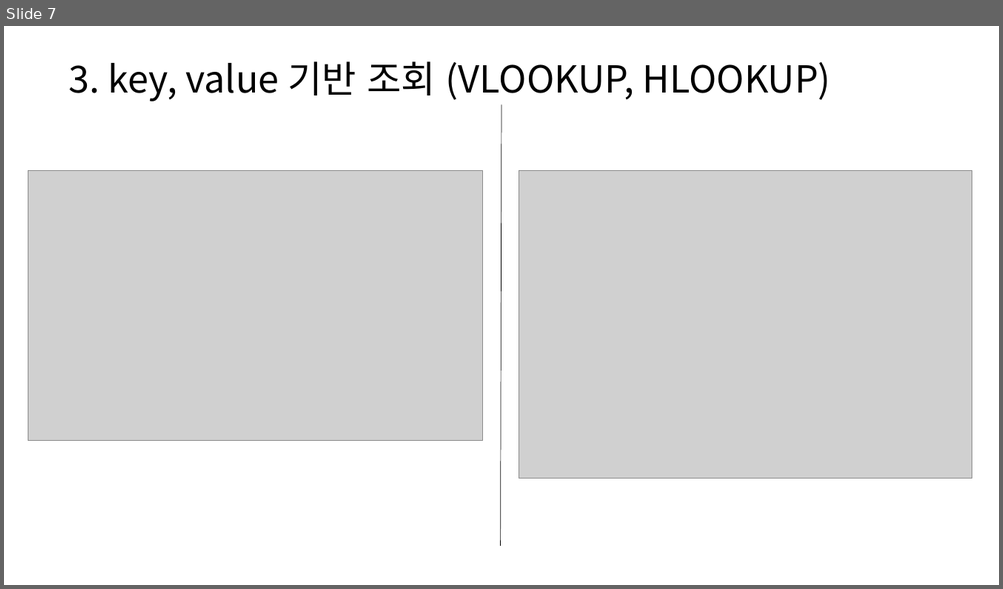
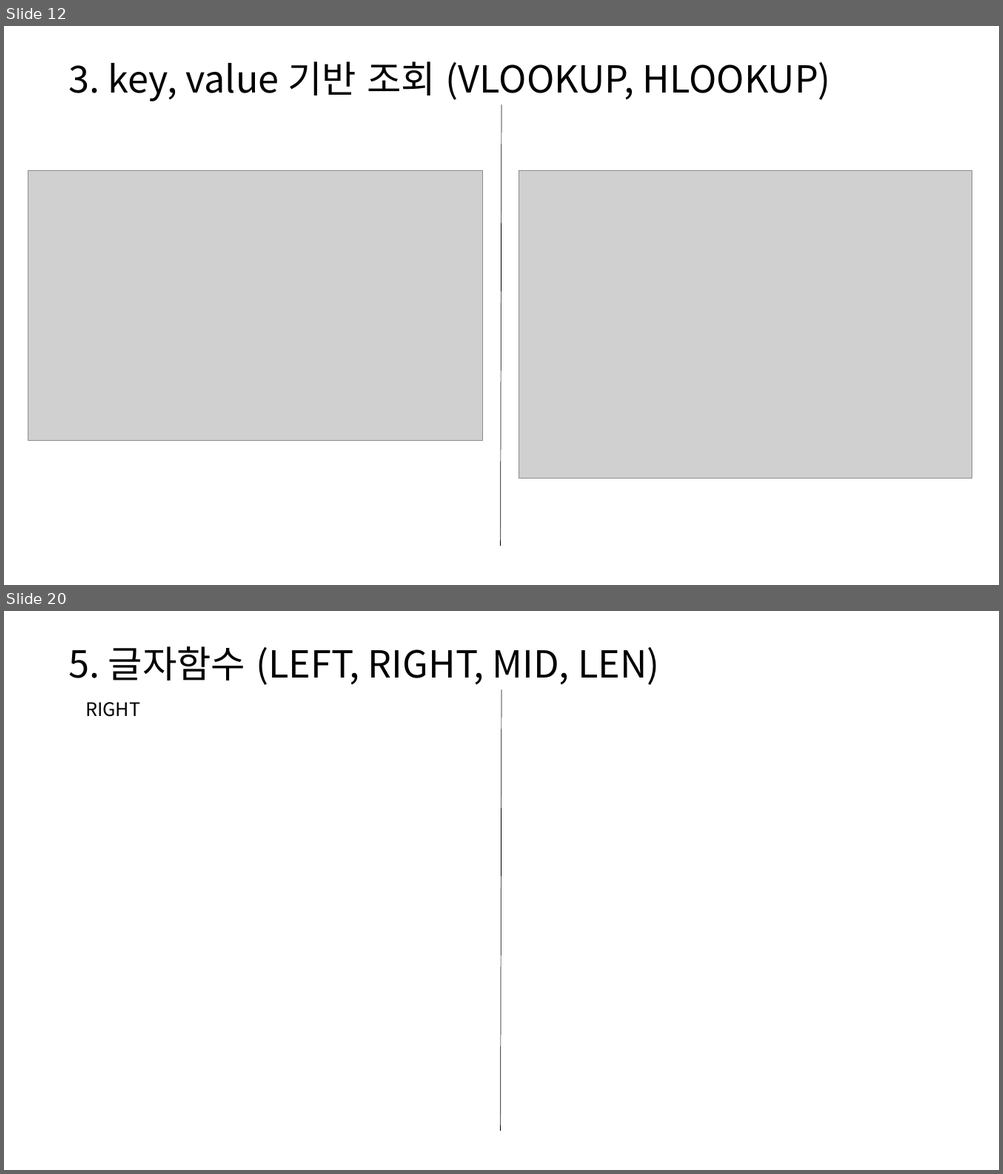
Before and after one commit to hnanmal/mkcljpt_volume, a slide deck: documentum/건축심화세미나(2022)/이벤트 특강/파이썬 모양만 다른 엑셀.pptx. Shown one above the other, each under a label of ours: slide 7 before the commit, slides 12 and 20 after it; the slides between them are not shown. The pictures are 1003x589 and 1003x1174 pixels, drawn with LibreOffice and Linux fonts; fonts in the diff are those of the drawing; grey boxes stand for pictures. Boxes give left, top, right and bottom in pixels: in the first picture for what was removed or moved away, otherwise in the second. Text is boxed around its words. In the diff, an @@ line names an element or a change of style, - is before the commit and + after.

```diff
--- a/documentum/건축심화세미나(2022)/이벤트 특강/파이썬 모양만 다른 엑셀.pptx
+++ b/documentum/건축심화세미나(2022)/이벤트 특강/파이썬 모양만 다른 엑셀.pptx
@@ slide 20 added at bbox=[4, 611, 999, 1170], background #FFFFFF @@
@@ text added at bbox=[69, 647, 660, 685], 36 pt, text #000000 @@
+5. 글자함수 (LEFT, RIGHT, MID, LEN)
@@ line added from (502, 690) to (500, 1131), #808080 0.5 pt @@
@@ text added at bbox=[85, 702, 140, 717], 18 pt, text #000000 @@
+RIGHT
@@ what was slide 7 is now slide 12 @@
```
Also in this commit, not shown: 4 slides changed, 17 other slides added, 5 slides removed, 1 other file.
